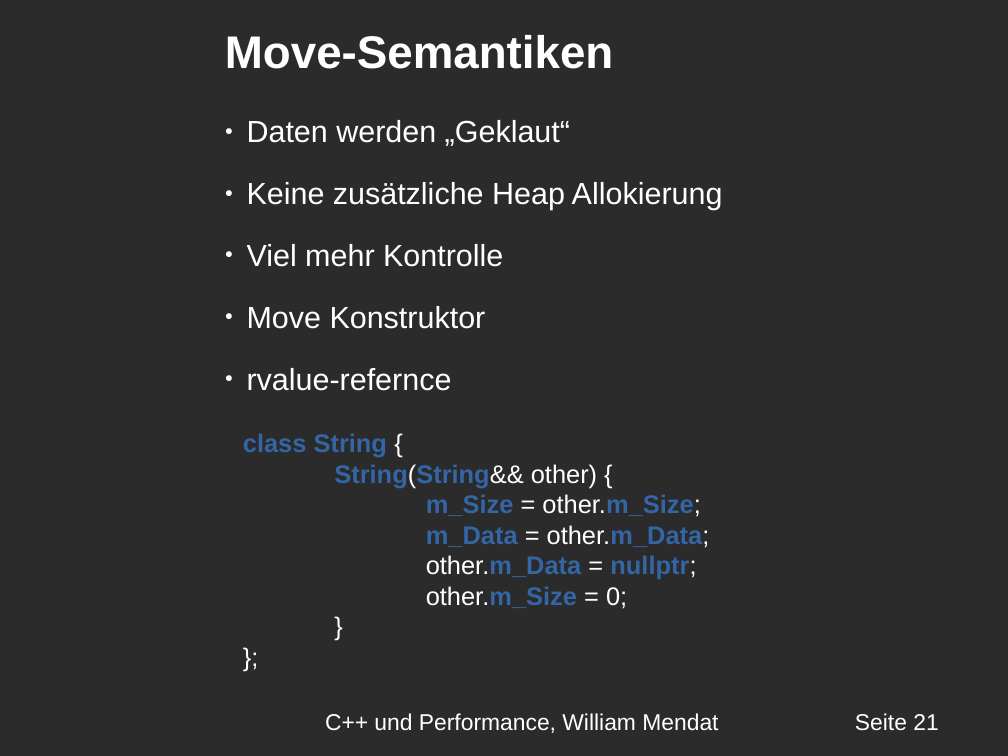
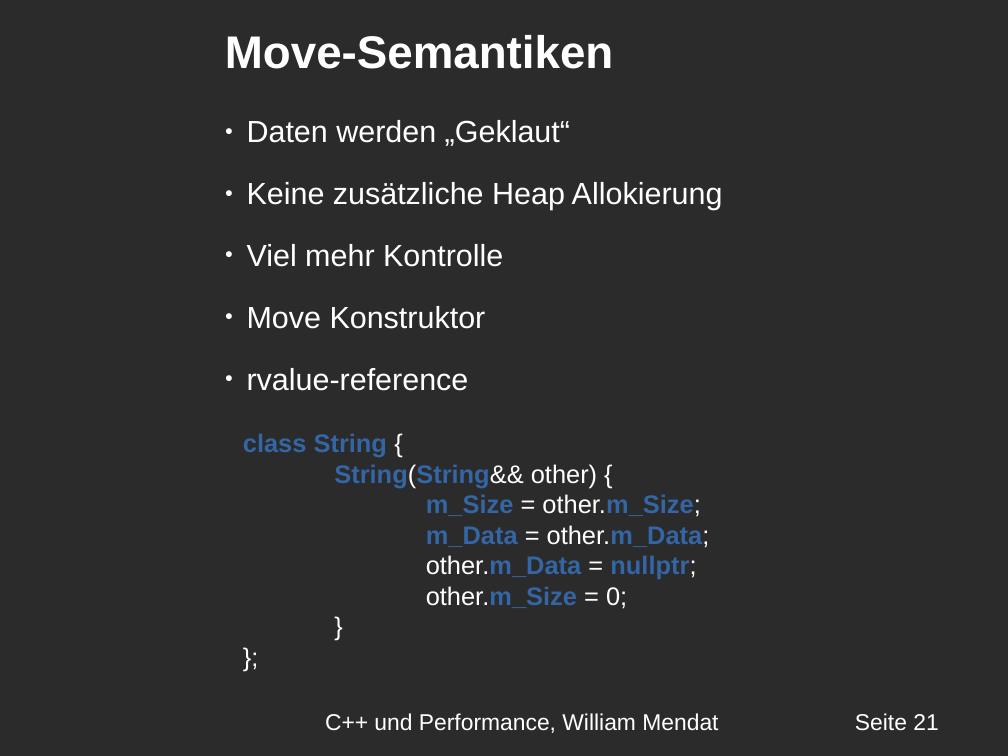
Before and after one commit to williammendat/Seminar_Neue_Technologien, a slide deck: slide 23 of Präsentation/Präsentation.odp. Drawn at 1008x756 pixels with LibreOffice and Linux fonts; fonts in the diff are those of the drawing; background and template pictures are left out; a plain dark background stands for a picture behind light text. Boxes give left, top, right and bottom in pixels: in the first picture for what was removed or moved away, otherwise in the second. Text is boxed around its words. In the diff, an @@ line names an element or a change of style, - is before the commit and + after.

```diff
--- a/Präsentation/Präsentation.odp
+++ b/Präsentation/Präsentation.odp
@@ text at [247, 368, 469, 391]: text changed @@
-● rvalue-refernce
+● rvalue-reference
```
Also in this commit, not shown: 1 other slide changed, 1 other file.
